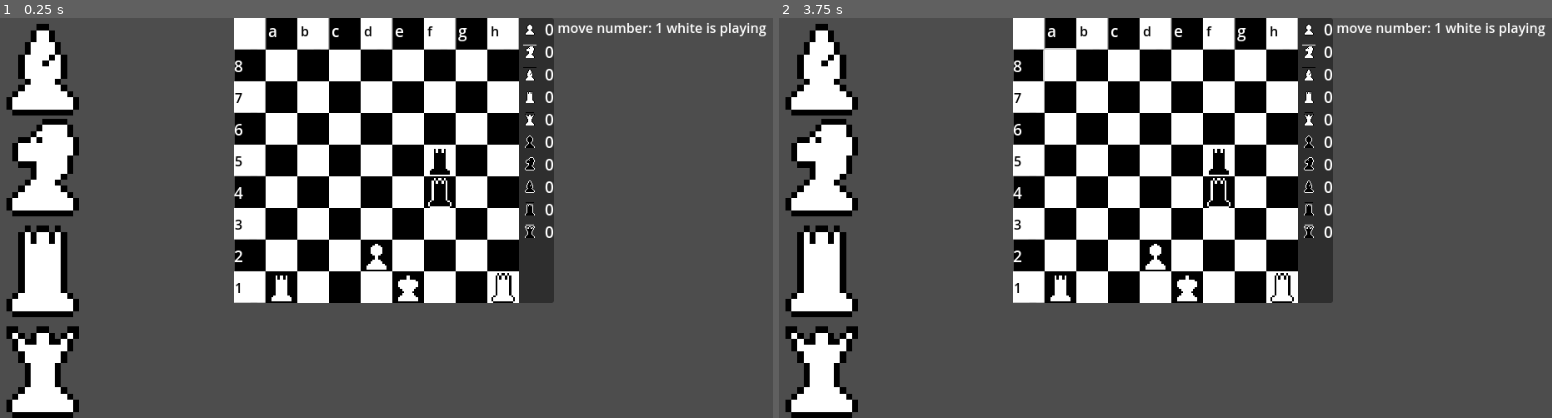
Above: before the commit, frames 1-2 (left to right).
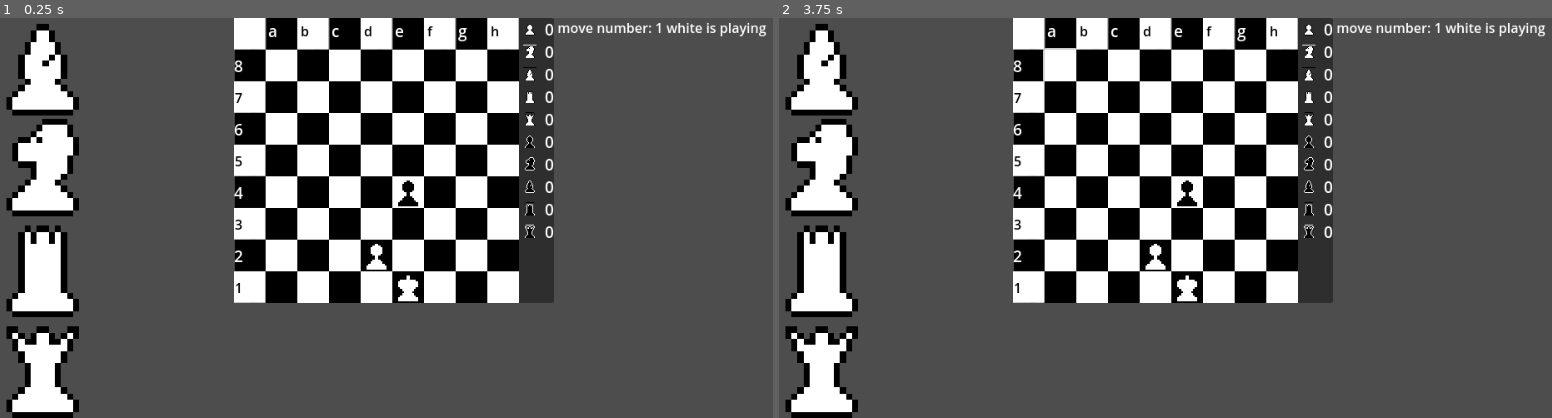
Above: after the commit, the same moments.

Repository: Hanekawa-chan/chess
Game: Godot game, scene res://scenes/game.tscn
The game is run twice, just before and just after one commit, with the same random seed, the same clock (stepped at 60 frames per second) and the same inputs. This scene is started directly instead of the project's main scene.
Inputs (mouse positions are in pixels of both pictures, inside the frame that each line leads up to):
- Up to frame 1 (0.25 s): no input
- Up to frame 2 (3.75 s): click (894, 66) at 0.5 s; click (894, 166) at 1.25 s; click (894, 270) at 2 s; click (894, 370) at 2.75 s; click (1057, 66) at 3.5 s

The runs differ from the first frame. In frame 1, 0.5% of the frame differs, in the area x 35-67%, y 32-72%; in frame 2, 0.5%.

Commit message:
added enpassant

Diff:
--- a/scripts/game.gd
+++ b/scripts/game.gd
@@ -141,11 +141,12 @@
 		pawn_to_transfigure.change_figure_on_grid(figure)
 		pawn_to_transfigure = null
 
-func new_round(grid: Array):
+func new_round(grid: Array, pawn: ChessTile):
 	var fake_grid = copy_chess_grid(grid)
 	get_available_moves(fake_grid)
 	var has_moves = reduce_moves(fake_grid, current_side)
 	has_moves = castle_moves(fake_grid, current_side, has_moves)
+	has_moves = enpassant(pawn, fake_grid, current_side, has_moves)
 	if has_moves:
 		realize_moves(fake_grid)
 	else:
@@ -154,6 +155,33 @@
 func loose(side):
 	print(Side.keys()[side], " player lost")
 
+func enpassant(pawn: ChessTile, grid: Array, side: Side, has_moves: bool):
+	if pawn == null:
+		return has_moves
+	var a_pawn = find_tile_by_position(grid, pawn.place)
+	var enpassant_pos = Vector2i(a_pawn.place)
+	var direction = -1
+	if pawn.piece.color == Side.White:
+		enpassant_pos.y += 1
+	else:
+		enpassant_pos.y -= 1
+		direction = 1
+	var enpassant_tile = find_tile_by_position(grid, enpassant_pos)
+	for t in grid:
+		if t.piece != null && t.piece.figure == Pieces.Pawn && t.piece.color == side:
+			if abs(t.place.x - enpassant_pos.x) == 1 && enpassant_pos.y - t.place.y == direction:
+				var simulated_grid = simulate_move(a_pawn, enpassant_pos, grid)
+				simulated_grid = simulate_move(t, enpassant_pos, simulated_grid)
+				get_available_moves(simulated_grid)
+				var killers = get_king_killers(side, simulated_grid)
+				if len(killers) > 0:
+					continue
+				t.special_moves.append(enpassant_tile)
+				if a_pawn.special_moves > 1:
+					print("pawn already has special moves")
+					continue
+				a_pawn.special_moves.append(enpassant_tile)
+	return has_moves
 
 func castle_moves(grid: Array, side: Side, has_moves: bool):
 	var movable_pieces = 0
@@ -166,7 +194,6 @@
 			if tile.piece.figure == Pieces.Rook:
 				rooks.append(tile)
 	if len(rooks) == 0 || king == null:
-		print("amma die 1")
 		return has_moves
 	var left_side = false
 	var right_side = false
@@ -176,7 +203,6 @@
 		if p.place.x == 5:
 			right_side = true
 	if !(right_side || left_side):
-		print("amma die 2 left ", left_side, " right ", right_side)
 		return has_moves
 	var free_rooks = []
 	for r in rooks:
@@ -204,7 +230,6 @@
 			if first && second:
 				free_rooks.append(r)
 	if len(free_rooks) == 0:
-		print("amma die 3")
 		return has_moves
 	for r in free_rooks:
 		var king_pos = 2
@@ -232,7 +257,6 @@
 		r.special_moves.append(rook_place)
 		king.special_moves.append(king_place)
 		movable_pieces+=1
-	print("amma die 4")
 	return movable_pieces > 0 || has_moves
 
 func get_available_moves(grid: Array):
@@ -327,10 +351,7 @@
 	var _board = [
 		Piece.new(Vector2i(4,7), Pieces.King),
 		Piece.new(Vector2i(3,6), Pieces.Pawn),
-		Piece.new(Vector2i(0,7), Pieces.Rook),
-		Piece.new(Vector2i(7,7), Pieces.Rook),
-		Piece.new(Vector2i(5,3), Pieces.Rook, Side.Black),
-		Piece.new(Vector2i(5,4), Pieces.Rook, Side.Black),
+		Piece.new(Vector2i(4,4), Pieces.Pawn, Side.Black),
 	]
 	return _board
 
--- a/scripts/tile.gd
+++ b/scripts/tile.gd
@@ -64,7 +64,8 @@
 						#print("active", active_piece)
 						piece = active_piece
 						game.move_number += 1
-						game.new_round(game.chess_grid.get_children())
+						game.new_round(game.chess_grid.get_children(), null)
+						break
 		else:
 			game.active_piece = piece
 			if piece.figure == Game.Pieces.King:
@@ -78,9 +79,16 @@
 				if pos.place == place:
 					# PIECE MOVES
 					#print("active", active_piece)
+					var is_enpassantable = false
+					if active_piece.figure == Game.Pieces.Pawn && abs(active_piece.place.y - pos.place.y) == 2:
+						is_enpassantable = true
 					piece = active_piece
 					game.move_number += 1
-					game.new_round(game.chess_grid.get_children())
+					if is_enpassantable:
+						game.new_round(game.chess_grid.get_children(), self)
+					else:
+						game.new_round(game.chess_grid.get_children(), null)
+					break
 			for pos in active_piece.tile.special_moves:
 				if pos.place == place:
 					# PIECE DOES SPECIAL MOVE
@@ -91,13 +99,23 @@
 								if t.piece != null && t.piece.color == active_piece.color && t.piece.figure == Game.Pieces.Rook && len(t.special_moves) > 0 && t.place.x == 0:
 									var rook_place = game.find_tile_by_position(game.chess_grid.get_children(), Vector2i(3, active_piece.place.y))
 									rook_place.piece = t.piece
+									break
 							if place.x == 6:
 								if t.piece != null && t.piece.color == active_piece.color && t.piece.figure == Game.Pieces.Rook && len(t.special_moves) > 0 && t.place.x == 7:
 									var rook_place = game.find_tile_by_position(game.chess_grid.get_children(), Vector2i(5, active_piece.place.y))
 									rook_place.piece = t.piece
+									break
+					if active_piece.figure == Game.Pieces.Pawn:
+						for t in game.chess_grid.get_children():
+							if t.piece != null && t.piece.figure == Game.Pieces.Pawn && t.piece.color != active_piece.color:
+								if len(t.special_moves) > 0:
+									game.dead_counters.set_count(t.piece.color, t.piece.figure)
+									t.piece = null
+									break
 					piece = active_piece
 					game.move_number += 1
-					game.new_round(game.chess_grid.get_children())
+					game.new_round(game.chess_grid.get_children(), null)
+					break
 
 func convert_to_model():
 	var copy_tile = ChessTileModel.new()
